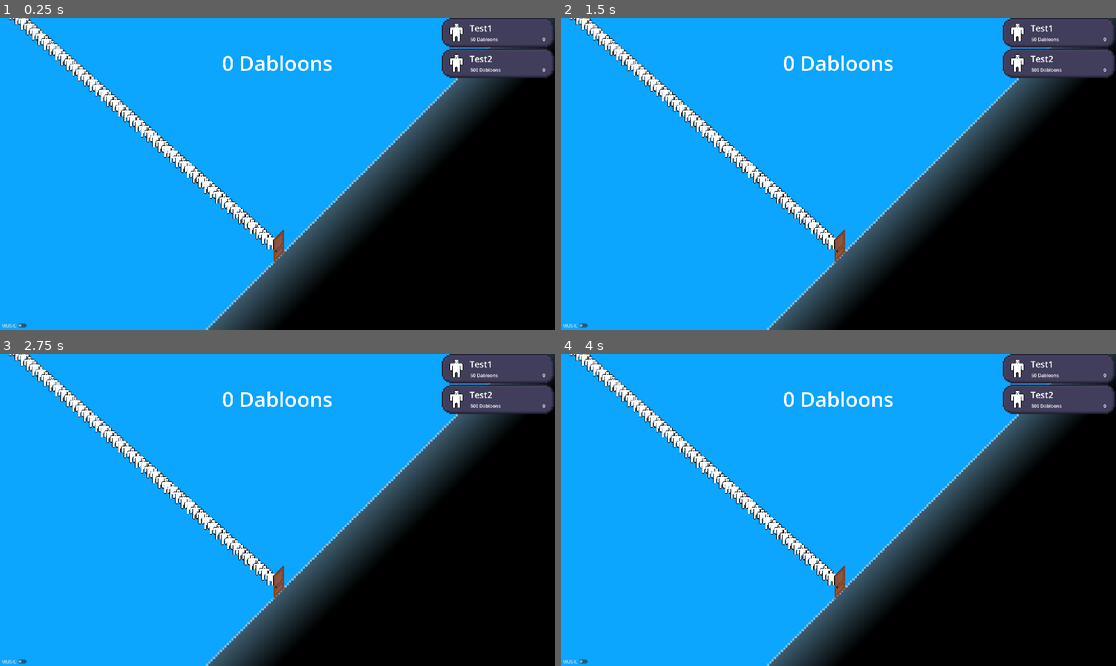
Above: before the commit, frames 1-4 (two rows, left to right).
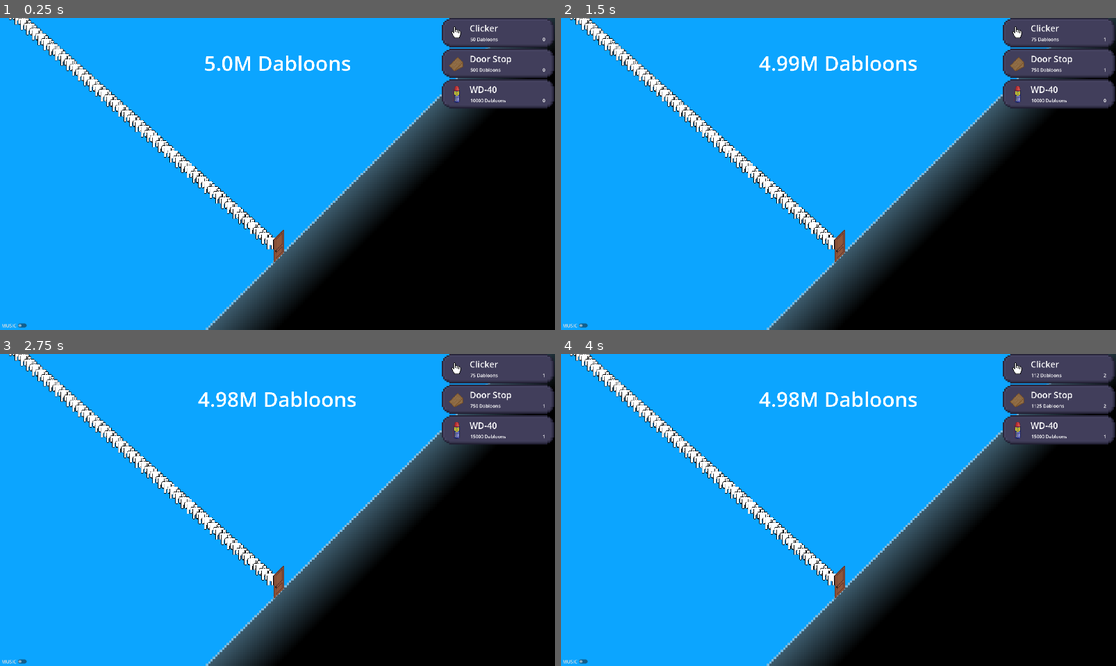
Above: after the commit, the same moments.

Repository: Kapsulon/Door-Clicker
Game: Godot game, scene res://scenes/main.tscn
Two runs of this game, one before a commit and one after it. Both use one fixed random seed, a clock stepped at 60 frames per second and the inputs below.
Inputs (mouse positions are in pixels of both pictures, inside the frame that each line leads up to):
- Up to frame 1 (0.25 s): no input
- Up to frame 2 (1.5 s): click "Test1" (after the commit: "Clicker") at 0.5 s; click "Test2" (after the commit: "Door Stop") at 1.25 s
- Up to frame 3 (2.75 s): click (499, 428) at 2 s, where only the run after the commit has a clickable "WD-40"
- Up to frame 4 (4 s): click "Test1" (after the commit: "Clicker") at 2.75 s; click "Test2" (after the commit: "Door Stop") at 3.5 s

The runs differ from the first frame. In frame 1, 2.5% of the frame differs, in the area x 36-100%, y 1-29%; in frame 2, 2.6%; in frame 3, 2.6%; in frame 4, 2.7%, in the area x 35-100%, y 1-29%.

Commit message:
ADD: btns

Diff:
--- a/scenes/fall_guy.tscn
+++ b/scenes/fall_guy.tscn
@@ -18,7 +18,7 @@
 draw_order = 1
 texture = ExtResource("1_yseq7")
 emission_shape = 1
-emission_sphere_radius = 16.0
+emission_sphere_radius = 32.0
 initial_velocity_min = 100.0
 initial_velocity_max = 100.0
 angular_velocity_min = 720.0
--- a/scenes/main.tscn
+++ b/scenes/main.tscn
@@ -1,11 +1,14 @@
-[gd_scene load_steps=10 format=3 uid="uid://bmuohnt75jg7y"]
+[gd_scene load_steps=13 format=3 uid="uid://bmuohnt75jg7y"]
 
 [ext_resource type="Script" path="res://scripts/main.gd" id="1_eklex"]
 [ext_resource type="Texture2D" uid="uid://0dq2lwp1hffn" path="res://assets/tileset.png" id="2_xup43"]
 [ext_resource type="Script" path="res://scripts/line.gd" id="3_3i8gt"]
 [ext_resource type="PackedScene" uid="uid://cg0kgqd7nxpnt" path="res://scenes/upgrade_button.tscn" id="3_ajvys"]
+[ext_resource type="Texture2D" uid="uid://d0g6q4dymfi0v" path="res://assets/upgrades/hand.png" id="4_ho6ya"]
 [ext_resource type="Texture2D" uid="uid://b4f1k2gc8fg7l" path="res://assets/door.png" id="4_jba30"]
+[ext_resource type="Texture2D" uid="uid://c3y6615a1ir6i" path="res://assets/upgrades/wd40.png" id="5_bjkyp"]
 [ext_resource type="AudioStream" uid="uid://dybw3u48fp7eb" path="res://assets/bg_music.mp3" id="5_cu3bx"]
+[ext_resource type="Texture2D" uid="uid://b0qehtge6tyc" path="res://assets/upgrades/stop.png" id="5_j3rsj"]
 
 [sub_resource type="TileSetAtlasSource" id="TileSetAtlasSource_ylbwt"]
 texture = ExtResource("2_xup43")
@@ -82,7 +85,8 @@
 
 [node name="UpgradeButton" parent="UI/ScrollContainer/VBoxContainer" instance=ExtResource("3_ajvys")]
 layout_mode = 2
-title = "Test1"
+icon = ExtResource("4_ho6ya")
+title = "Clicker"
 start_price = {
 "AA": 0,
 "AB": 0,
@@ -773,7 +777,8 @@
 
 [node name="UpgradeButton2" parent="UI/ScrollContainer/VBoxContainer" instance=ExtResource("3_ajvys")]
 layout_mode = 2
-title = "Test2"
+icon = ExtResource("5_j3rsj")
+title = "Door Stop"
 start_price = {
 "AA": 0,
 "AB": 0,
@@ -1462,6 +1467,698 @@
 "u": 500
 }
 
+[node name="UpgradeButton3" parent="UI/ScrollContainer/VBoxContainer" instance=ExtResource("3_ajvys")]
+layout_mode = 2
+icon = ExtResource("5_bjkyp")
+title = "WD-40"
+start_price = {
+"AA": 0,
+"AB": 0,
+"AC": 0,
+"AD": 0,
+"AE": 0,
+"AF": 0,
+"AG": 0,
+"AH": 0,
+"AI": 0,
+"AJ": 0,
+"AK": 0,
+"AL": 0,
+"AM": 0,
+"AN": 0,
+"AO": 0,
+"AP": 0,
+"AQ": 0,
+"AR": 0,
+"AS": 0,
+"AT": 0,
+"AU": 0,
+"AV": 0,
+"AW": 0,
+"AX": 0,
+"AY": 0,
+"AZ": 0,
+"B": 0,
+"BA": 0,
+"BB": 0,
+"BC": 0,
+"BD": 0,
+"BE": 0,
+"BF": 0,
+"BG": 0,
+"BH": 0,
+"BI": 0,
+"BJ": 0,
+"BK": 0,
+"BL": 0,
+"BM": 0,
+"BN": 0,
+"BO": 0,
+"BP": 0,
+"BQ": 0,
+"BR": 0,
+"BS": 0,
+"BT": 0,
+"BU": 0,
+"BV": 0,
+"BW": 0,
+"BX": 0,
+"BY": 0,
+"BZ": 0,
+"CA": 0,
+"CB": 0,
+"CC": 0,
+"CD": 0,
+"CE": 0,
+"CF": 0,
+"CG": 0,
+"CH": 0,
+"CI": 0,
+"CJ": 0,
+"CK": 0,
+"CL": 0,
+"CM": 0,
+"CN": 0,
+"CO": 0,
+"CP": 0,
+"CQ": 0,
+"CR": 0,
+"CS": 0,
+"CT": 0,
+"CU": 0,
+"CV": 0,
+"CW": 0,
+"CX": 0,
+"CY": 0,
+"CZ": 0,
+"DA": 0,
+"DB": 0,
+"DC": 0,
+"DD": 0,
+"DE": 0,
+"DF": 0,
+"DG": 0,
+"DH": 0,
+"DI": 0,
+"DJ": 0,
+"DK": 0,
+"DL": 0,
+"DM": 0,
+"DN": 0,
+"DO": 0,
+"DP": 0,
+"DQ": 0,
+"DR": 0,
+"DS": 0,
+"DT": 0,
+"DU": 0,
+"DV": 0,
+"DW": 0,
+"DX": 0,
+"DY": 0,
+"DZ": 0,
+"EA": 0,
+"EB": 0,
+"EC": 0,
+"ED": 0,
+"EE": 0,
+"EF": 0,
+"EG": 0,
+"EH": 0,
+"EI": 0,
+"EJ": 0,
+"EK": 0,
+"EL": 0,
+"EM": 0,
+"EN": 0,
+"EO": 0,
+"EP": 0,
+"EQ": 0,
+"ER": 0,
+"ES": 0,
+"ET": 0,
+"EU": 0,
+"EV": 0,
+"EW": 0,
+"EX": 0,
+"EY": 0,
+"EZ": 0,
+"FA": 0,
+"FB": 0,
+"FC": 0,
+"FD": 0,
+"FE": 0,
+"FF": 0,
+"FG": 0,
+"FH": 0,
+"FI": 0,
+"FJ": 0,
+"FK": 0,
+"FL": 0,
+"FM": 0,
+"FN": 0,
+"FO": 0,
+"FP": 0,
+"FQ": 0,
+"FR": 0,
+"FS": 0,
+"FT": 0,
+"FU": 0,
+"FV": 0,
+"FW": 0,
+"FX": 0,
+"FY": 0,
+"FZ": 0,
+"GA": 0,
+"GB": 0,
+"GC": 0,
+"GD": 0,
+"GE": 0,
+"GF": 0,
+"GG": 0,
+"GH": 0,
+"GI": 0,
+"GJ": 0,
+"GK": 0,
+"GL": 0,
+"GM": 0,
+"GN": 0,
+"GO": 0,
+"GP": 0,
+"GQ": 0,
+"GR": 0,
+"GS": 0,
+"GT": 0,
+"GU": 0,
+"GV": 0,
+"GW": 0,
+"GX": 0,
+"GY": 0,
+"GZ": 0,
+"HA": 0,
+"HB": 0,
+"HC": 0,
+"HD": 0,
+"HE": 0,
+"HF": 0,
+"HG": 0,
+"HH": 0,
+"HI": 0,
+"HJ": 0,
+"HK": 0,
+"HL": 0,
+"HM": 0,
+"HN": 0,
+"HO": 0,
+"HP": 0,
+"HQ": 0,
+"HR": 0,
+"HS": 0,
+"HT": 0,
+"HU": 0,
+"HV": 0,
+"HW": 0,
+"HX": 0,
+"HY": 0,
+"HZ": 0,
+"IA": 0,
+"IB": 0,
+"IC": 0,
+"ID": 0,
+"IE": 0,
+"IF": 0,
+"IG": 0,
+"IH": 0,
+"II": 0,
+"IJ": 0,
+"IK": 0,
+"IL": 0,
+"IM": 0,
+"IN": 0,
+"IO": 0,
+"IP": 0,
+"IQ": 0,
+"IR": 0,
+"IS": 0,
+"IT": 0,
+"IU": 0,
+"IV": 0,
+"IW": 0,
+"IX": 0,
+"IY": 0,
+"IZ": 0,
+"JA": 0,
+"JB": 0,
+"JC": 0,
+"JD": 0,
+"JE": 0,
+"JF": 0,
+"JG": 0,
+"JH": 0,
+"JI": 0,
+"JJ": 0,
+"JK": 0,
+"JL": 0,
+"JM": 0,
+"JN": 0,
+"JO": 0,
+"JP": 0,
+"JQ": 0,
+"JR": 0,
+"JS": 0,
+"JT": 0,
+"JU": 0,
+"JV": 0,
+"JW": 0,
+"JX": 0,
+"JY": 0,
+"JZ": 0,
+"KA": 0,
+"KB": 0,
+"KC": 0,
+"KD": 0,
+"KE": 0,
+"KF": 0,
+"KG": 0,
+"KH": 0,
+"KI": 0,
+"KJ": 0,
+"KK": 0,
+"KL": 0,
+"KM": 0,
+"KN": 0,
+"KO": 0,
+"KP": 0,
+"KQ": 0,
+"KR": 0,
+"KS": 0,
+"KT": 0,
+"KU": 0,
+"KV": 0,
+"KW": 0,
+"KX": 0,
+"KY": 0,
+"KZ": 0,
+"LA": 0,
+"LB": 0,
+"LC": 0,
+"LD": 0,
+"LE": 0,
+"LF": 0,
+"LG": 0,
+"LH": 0,
+"LI": 0,
+"LJ": 0,
+"LK": 0,
+"LL": 0,
+"LM": 0,
+"LN": 0,
+"LO": 0,
+"LP": 0,
+"LQ": 0,
+"LR": 0,
+"LS": 0,
+"LT": 0,
+"LU": 0,
+"LV": 0,
+"LW": 0,
+"LX": 0,
+"LY": 0,
+"LZ": 0,
+"M": 0,
+"MA": 0,
+"MB": 0,
+"MC": 0,
+"MD": 0,
+"ME": 0,
+"MF": 0,
+"MG": 0,
+"MH": 0,
+"MI": 0,
+"MJ": 0,
+"MK": 0,
+"ML": 0,
+"MM": 0,
+"MN": 0,
+"MO": 0,
+"MP": 0,
+"MQ": 0,
+"MR": 0,
+"MS": 0,
+"MT": 0,
+"MU": 0,
+"MV": 0,
+"MW": 0,
+"MX": 0,
+"MY": 0,
+"MZ": 0,
+"NA": 0,
+"NB": 0,
+"NC": 0,
+"ND": 0,
+"NE": 0,
+"NF": 0,
+"NG": 0,
+"NH": 0,
+"NI": 0,
+"NJ": 0,
+"NK": 0,
+"NL": 0,
+"NM": 0,
+"NN": 0,
+"NO": 0,
+"NP": 0,
+"NQ": 0,
+"NR": 0,
+"NS": 0,
+"NT": 0,
+"NU": 0,
+"NV": 0,
+"NW": 0,
+"NX": 0,
+"NY": 0,
+"NZ": 0,
+"No": 0,
+"OA": 0,
+"OB": 0,
+"OC": 0,
+"OD": 0,
+"OE": 0,
+"OF": 0,
+"OG": 0,
+"OH": 0,
+"OI": 0,
+"OJ": 0,
+"OK": 0,
+"OL": 0,
+"OM": 0,
+"ON": 0,
+"OO": 0,
+"OP": 0,
+"OQ": 0,
+"OR": 0,
+"OS": 0,
+"OT": 0,
+"OU": 0,
+"OV": 0,
+"OW": 0,
+"OX": 0,
+"OY": 0,
+"OZ": 0,
+"Oc": 0,
+"PA": 0,
+"PB": 0,
+"PC": 0,
+"PD": 0,
+"PE": 0,
+"PF": 0,
+"PG": 0,
+"PH": 0,
+"PI": 0,
+"PJ": 0,
+"PK": 0,
+"PL": 0,
+"PM": 0,
+"PN": 0,
+"PO": 0,
+"PP": 0,
+"PQ": 0,
+"PR": 0,
+"PS": 0,
+"PT": 0,
+"PU": 0,
+"PV": 0,
+"PW": 0,
+"PX": 0,
+"PY": 0,
+"PZ": 0,
+"QA": 0,
+"QB": 0,
+"QC": 0,
+"QD": 0,
+"QE": 0,
+"QF": 0,
+"QG": 0,
+"QH": 0,
+"QI": 0,
+"QJ": 0,
+"QK": 0,
+"QL": 0,
+"QM": 0,
+"QN": 0,
+"QO": 0,
+"QP": 0,
+"QQ": 0,
+"QR": 0,
+"QS": 0,
+"QT": 0,
+"QU": 0,
+"QV": 0,
+"QW": 0,
+"QX": 0,
+"QY": 0,
+"QZ": 0,
+"Qua": 0,
+"Qui": 0,
+"RA": 0,
+"RB": 0,
+"RC": 0,
+"RD": 0,
+"RE": 0,
+"RF": 0,
+"RG": 0,
+"RH": 0,
+"RI": 0,
+"RJ": 0,
+"RK": 0,
+"RL": 0,
+"RM": 0,
+"RN": 0,
+"RO": 0,
+"RP": 0,
+"RQ": 0,
+"RR": 0,
+"RS": 0,
+"RT": 0,
+"RU": 0,
+"RV": 0,
+"RW": 0,
+"RX": 0,
+"RY": 0,
+"RZ": 0,
+"SA": 0,
+"SB": 0,
+"SC": 0,
+"SD": 0,
+"SE": 0,
+"SF": 0,
+"SG": 0,
+"SH": 0,
+"SI": 0,
+"SJ": 0,
+"SK": 0,
+"SL": 0,
+"SM": 0,
+"SN": 0,
+"SO": 0,
+"SP": 0,
+"SQ": 0,
+"SR": 0,
+"SS": 0,
+"ST": 0,
+"SU": 0,
+"SV": 0,
+"SW": 0,
+"SX": 0,
+"SY": 0,
+"SZ": 0,
+"Se": 0,
+"T": 0,
+"TA": 0,
+"TB": 0,
+"TC": 0,
+"TD": 0,
+"TE": 0,
+"TF": 0,
+"TG": 0,
+"TH": 0,
+"TI": 0,
+"TJ": 0,
+"TK": 0,
+"TL": 0,
+"TM": 0,
+"TN": 0,
+"TO": 0,
+"TP": 0,
+"TQ": 0,
+"TR": 0,
+"TS": 0,
+"TT": 0,
+"TU": 0,
+"TV": 0,
+"TW": 0,
+"TX": 0,
+"TY": 0,
+"TZ": 0,
+"UA": 0,
+"UB": 0,
+"UC": 0,
+"UD": 0,
+"UE": 0,
+"UF": 0,
+"UG": 0,
+"UH": 0,
+"UI": 0,
+"UJ": 0,
+"UK": 0,
+"UL": 0,
+"UM": 0,
+"UN": 0,
+"UO": 0,
+"UP": 0,
+"UQ": 0,
+"UR": 0,
+"US": 0,
+"UT": 0,
+"UU": 0,
+"UV": 0,
+"UW": 0,
+"UX": 0,
+"UY": 0,
+"UZ": 0,
+"VA": 0,
+"VB": 0,
+"VC": 0,
+"VD": 0,
+"VE": 0,
+"VF": 0,
+"VG": 0,
+"VH": 0,
+"VI": 0,
+"VJ": 0,
+"VK": 0,
+"VL": 0,
+"VM": 0,
+"VN": 0,
+"VO": 0,
+"VP": 0,
+"VQ": 0,
+"VR": 0,
+"VS": 0,
+"VT": 0,
+"VU": 0,
+"VV": 0,
+"VW": 0,
+"VX": 0,
+"VY": 0,
+"VZ": 0,
+"WA": 0,
+"WB": 0,
+"WC": 0,
+"WD": 0,
+"WE": 0,
+"WF": 0,
+"WG": 0,
+"WH": 0,
+"WI": 0,
+"WJ": 0,
+"WK": 0,
+"WL": 0,
+"WM": 0,
+"WN": 0,
+"WO": 0,
+"WP": 0,
+"WQ": 0,
+"WR": 0,
+"WS": 0,
+"WT": 0,
+"WU": 0,
+"WV": 0,
+"WW": 0,
+"WX": 0,
+"WY": 0,
+"WZ": 0,
+"XA": 0,
+"XB": 0,
+"XC": 0,
+"XD": 0,
+"XE": 0,
+"XF": 0,
+"XG": 0,
+"XH": 0,
+"XI": 0,
+"XJ": 0,
+"XK": 0,
+"XL": 0,
+"XM": 0,
+"XN": 0,
+"XO": 0,
+"XP": 0,
+"XQ": 0,
+"XR": 0,
+"XS": 0,
+"XT": 0,
+"XU": 0,
+"XV": 0,
+"XW": 0,
+"XX": 0,
+"XY": 0,
+"XZ": 0,
+"YA": 0,
+"YB": 0,
+"YC": 0,
+"YD": 0,
+"YE": 0,
+"YF": 0,
+"YG": 0,
+"YH": 0,
+"YI": 0,
+"YJ": 0,
+"YK": 0,
+"YL": 0,
+"YM": 0,
+"YN": 0,
+"YO": 0,
+"YP": 0,
+"YQ": 0,
+"YR": 0,
+"YS": 0,
+"YT": 0,
+"YU": 0,
+"YV": 0,
+"YW": 0,
+"YX": 0,
+"YY": 0,
+"YZ": 0,
+"ZA": 0,
+"ZB": 0,
+"ZC": 0,
+"ZD": 0,
+"ZE": 0,
+"ZF": 0,
+"ZG": 0,
+"ZH": 0,
+"ZI": 0,
+"ZJ": 0,
+"ZK": 0,
+"ZL": 0,
+"ZM": 0,
+"ZN": 0,
+"ZO": 0,
+"ZP": 0,
+"ZQ": 0,
+"ZR": 0,
+"ZS": 0,
+"ZT": 0,
+"ZU": 0,
+"ZV": 0,
+"ZW": 0,
+"ZX": 0,
+"ZY": 0,
+"ZZ": 0,
+"u": 10000
+}
+
 [node name="CheckButton" type="CheckButton" parent="UI"]
 layout_mode = 1
 anchors_preset = -1
@@ -1492,7 +2189,7 @@
 volume_db = -10.0
 
 [node name="fall_guys_pos" type="Node2D" parent="."]
-position = Vector2(985, 850)
+position = Vector2(992, 869)
 
 [connection signal="gui_input" from="UI/click" to="." method="_on_click_gui_input"]
 [connection signal="pressed" from="UI/CheckButton" to="." method="_on_check_button_pressed"]
--- a/scripts/line.gd
+++ b/scripts/line.gd
@@ -16,9 +16,9 @@
 
 @export var advance: bool = false:
     set(n_advance):
-        advance = n_advance
         if n_advance == false:
             return
+        advance = n_advance
         for child in get_children():
             var tw: Tween = create_tween()
             tw.tween_property(child, "progress_ratio", child.progress_ratio + (1.0 / 50.0), 0.1)
--- a/scripts/main.gd
+++ b/scripts/main.gd
@@ -1,28 +1,39 @@
 extends Node
 
 const FALL_GUY: PackedScene = preload("res://scenes/fall_guy.tscn")
+var UPGRADES: Array[Node]
 
 var dabloons: Dictionary = {}
 
 
+func click() -> void:
+    for i in range(min(UPGRADES[1].level + 1, 10)):
+        for j in range(min(UPGRADES[0].level + 1, 10)):
+            var fall = FALL_GUY.instantiate()
+            fall.position = $fall_guys_pos.position
+            add_child(fall)
+            fall.emitting = true
+        $Path2D.advance = !$Path2D.advance
+    var tmp = Orders.generate_dabloons_store()
+    tmp["u"] = pow((UPGRADES[0].level + 1) * (UPGRADES[1].level + 1), ((UPGRADES[2].level / 10) + 1))
+    Orders.add_dabloons(tmp, dabloons)
+
+
 func _ready() -> void:
+    UPGRADES = $UI/ScrollContainer/VBoxContainer.get_children()
     dabloons = Orders.generate_dabloons_store()
+    dabloons["M"] = 5
     $Path2D.generate_line = true
 
 
 func _on_click_gui_input(event: InputEvent) -> void:
     if ((event is InputEventMouseButton and event.button_index == 1) or event is InputEventScreenTouch) and event.is_pressed():
-        var fall = FALL_GUY.instantiate()
-        fall.position = $fall_guys_pos.position
-        add_child(fall)
-        fall.emitting = true
-        $Path2D.advance = !$Path2D.advance
-        var tmp = Orders.generate_dabloons_store()
-        tmp["u"] = 1
-        Orders.add_dabloons(tmp, dabloons)
+        click()
 
 
-func _process(delta: float) -> void:
+func _process(_delta: float) -> void:
+    if Input.is_action_pressed("ui_accept"):
+        click()
     var tmp: String = Orders.display_num(dabloons)
     $UI/clicks.text = tmp + " Dabloons"
 
--- a/scripts/orders.gd
+++ b/scripts/orders.gd
@@ -5,97 +5,97 @@
 
 
 func generate_dabloons_store() -> Dictionary:
-	var tmp: Dictionary = {}
-	for ord in ORDERS:
-		tmp[ord] = 0
-	return tmp
+    var tmp: Dictionary = {}
+    for ord in ORDERS:
+        tmp[ord] = 0
+    return tmp
 
 func display_num(store: Dictionary) -> String:
-	var to_display: Array
-	var index: int = 0
-	var score: String
-	var floating: int = 0
+    var to_display: Array
+    var index: int = 0
+    var score: String
+    var floating: int = 0
 
-	to_display = ORDERS.duplicate()
-	to_display.reverse()
-	while (index < ORDERS.size() and store[to_display[index]] == 0):
-		index += 1
-	if (index >= ORDERS.size()):
-		index = ORDERS.size() - 1
-	score = str(store[to_display[index]])
-	if (index + 1 < ORDERS.size()):
-		if (index + 1 == ORDERS.size() - 1):
-			score = score + "."
-			floating = store[to_display[index + 1]] / 10000
-		else:
-			score = score + "."
-			floating = store[to_display[index + 1]] / 10
-			print(store[to_display[index + 1]] / 10)
-		if (floating < 10):
-			score = score + "0"
-		if floating != 0:
-			score = score + str(floating)
-		score = score + to_display[index]
-	return score
+    to_display = ORDERS.duplicate()
+    to_display.reverse()
+    while (index < ORDERS.size() and store[to_display[index]] == 0):
+        index += 1
+    if (index >= ORDERS.size()):
+        index = ORDERS.size() - 1
+    score = str(store[to_display[index]])
+    if (index + 1 < ORDERS.size()):
+        if (index + 1 == ORDERS.size() - 1):
+            score = score + "."
+            floating = store[to_display[index + 1]] / 10000
+        else:
+            score = score + "."
+            floating = store[to_display[index + 1]] / 10
+            print(store[to_display[index + 1]] / 10)
+        if (floating < 10):
+            score = score + "0"
+        if floating != 0:
+            score = score + str(floating)
+        score = score + to_display[index]
+    return score
 
 func add_dabloons(from: Dictionary, to: Dictionary) -> void:
-	var index: int = 0
-	var carry: int = 0
-	var tmp: int = 0
+    var index: int = 0
+    var carry: int = 0
+    var tmp: int = 0
 
-	while (index < ORDERS.size()):
-		tmp = from[ORDERS[index]] + to[ORDERS[index]] + carry
-		if (index == 0):
-			carry = tmp / 1000000
-			to[ORDERS[index]] = tmp % 1000000
-		else:
-			carry = tmp / 1000
-			to[ORDERS[index]] = tmp % 1000
-		index += 1
+    while (index < ORDERS.size()):
+        tmp = from[ORDERS[index]] + to[ORDERS[index]] + carry
+        if (index == 0):
+            carry = tmp / 1000000
+            to[ORDERS[index]] = tmp % 1000000
+        else:
+            carry = tmp / 1000
+            to[ORDERS[index]] = tmp % 1000
+        index += 1
 
 func multiply_dabloons(to: Dictionary, mul: float) -> void:
-	var index: int = 0
-	var carry: int = 0
-	var tmp: int = 0
+    var index: int = 0
+    var carry: int = 0
+    var tmp: int = 0
 
-	while (index < ORDERS.size()):
-		tmp = (to[ORDERS[index]] * mul) + carry
-		if (index == 0):
-			carry = tmp / 1000000
-			to[ORDERS[index]] = tmp % 1000000
-		else:
-			carry = tmp / 1000
-			to[ORDERS[index]] = tmp % 1000
-		index += 1
+    while (index < ORDERS.size()):
+        tmp = (to[ORDERS[index]] * mul) + carry
+        if (index == 0):
+            carry = tmp / 1000000
+            to[ORDERS[index]] = tmp % 1000000
+        else:
+            carry = tmp / 1000
+            to[ORDERS[index]] = tmp % 1000
+        index += 1
 
 func remove_dabloons(from: Dictionary, to: Dictionary) -> void:
-	var index: int = 0
-	var carry: int = 0
-	var tmp: int = 0
+    var index: int = 0
+    var carry: int = 0
+    var tmp: int = 0
 
-	while (index < ORDERS.size()):
-		tmp = to[ORDERS[index]] - (from[ORDERS[index]] + carry)
-		if (tmp < 0):
-			carry = 1
-			if (index == 0):
-				to[ORDERS[index]] = 1000000 + tmp
-			else:
-				to[ORDERS[index]] = 1000 + tmp
-		else:
-			carry = 0
-			to[ORDERS[index]] = tmp
-		index += 1
+    while (index < ORDERS.size()):
+        tmp = to[ORDERS[index]] - (from[ORDERS[index]] + carry)
+        if (tmp < 0):
+            carry = 1
+            if (index == 0):
+                to[ORDERS[index]] = 1000000 + tmp
+            else:
+                to[ORDERS[index]] = 1000 + tmp
+        else:
+            carry = 0
+            to[ORDERS[index]] = tmp
+        index += 1
 
 
 func compare_dabloons_greater_or_equal(fstval: Dictionary, sndval: Dictionary):
-	var index: int = 0
-	var tmp: Array = ORDERS.duplicate()
+    var index: int = 0
+    var tmp: Array = ORDERS.duplicate()
 
-	tmp.reverse()
-	while (index < tmp.size()):
-		if (fstval[tmp[index]] > sndval[tmp[index]]):
-			return true
-		if (fstval[tmp[index]] < sndval[tmp[index]]):
-			return false
-		index += 1
-	return true
+    tmp.reverse()
+    while (index < tmp.size()):
+        if (fstval[tmp[index]] > sndval[tmp[index]]):
+            return true
+        if (fstval[tmp[index]] < sndval[tmp[index]]):
+            return false
+        index += 1
+    return true
--- a/scripts/upgrade_button.gd
+++ b/scripts/upgrade_button.gd
@@ -1,5 +1,5 @@
 @tool
-extends TextureButton
+class_name UpgradeButton extends TextureButton
 
 @export var icon: Texture2D = null:
     set(new_icon):
@@ -48,10 +48,6 @@
     dabloons_price = new_price
     price = Orders.display_num(new_price)
 
-func get_multiplier():
-    var money: Dictionary = get_player_dabloons()
-    Orders.multiply_dabloons(money, level)
-
 func _on_pressed():
     var money: Dictionary = get_player_dabloons()
     if (Orders.compare_dabloons_greater_or_equal(money, dabloons_price)):
